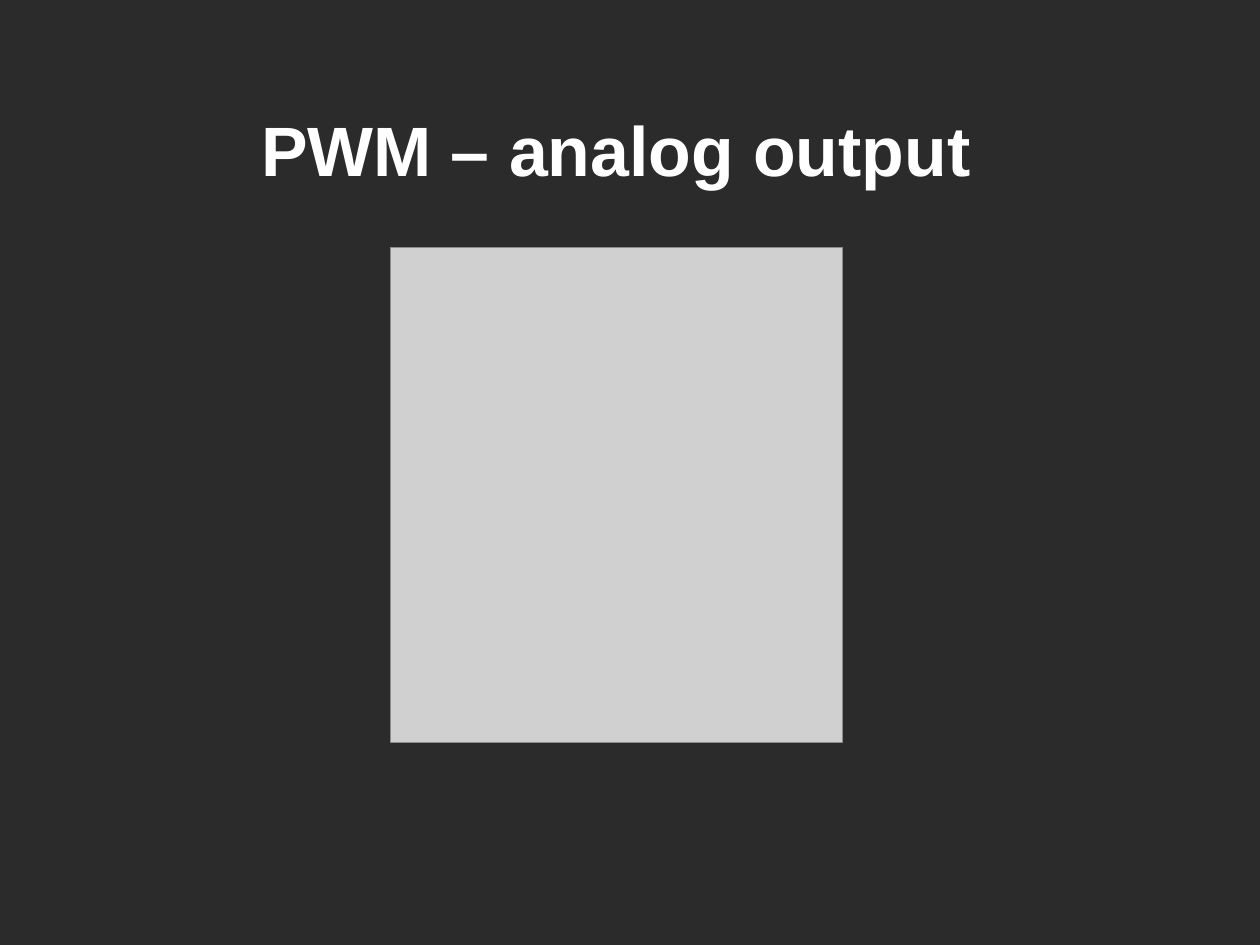
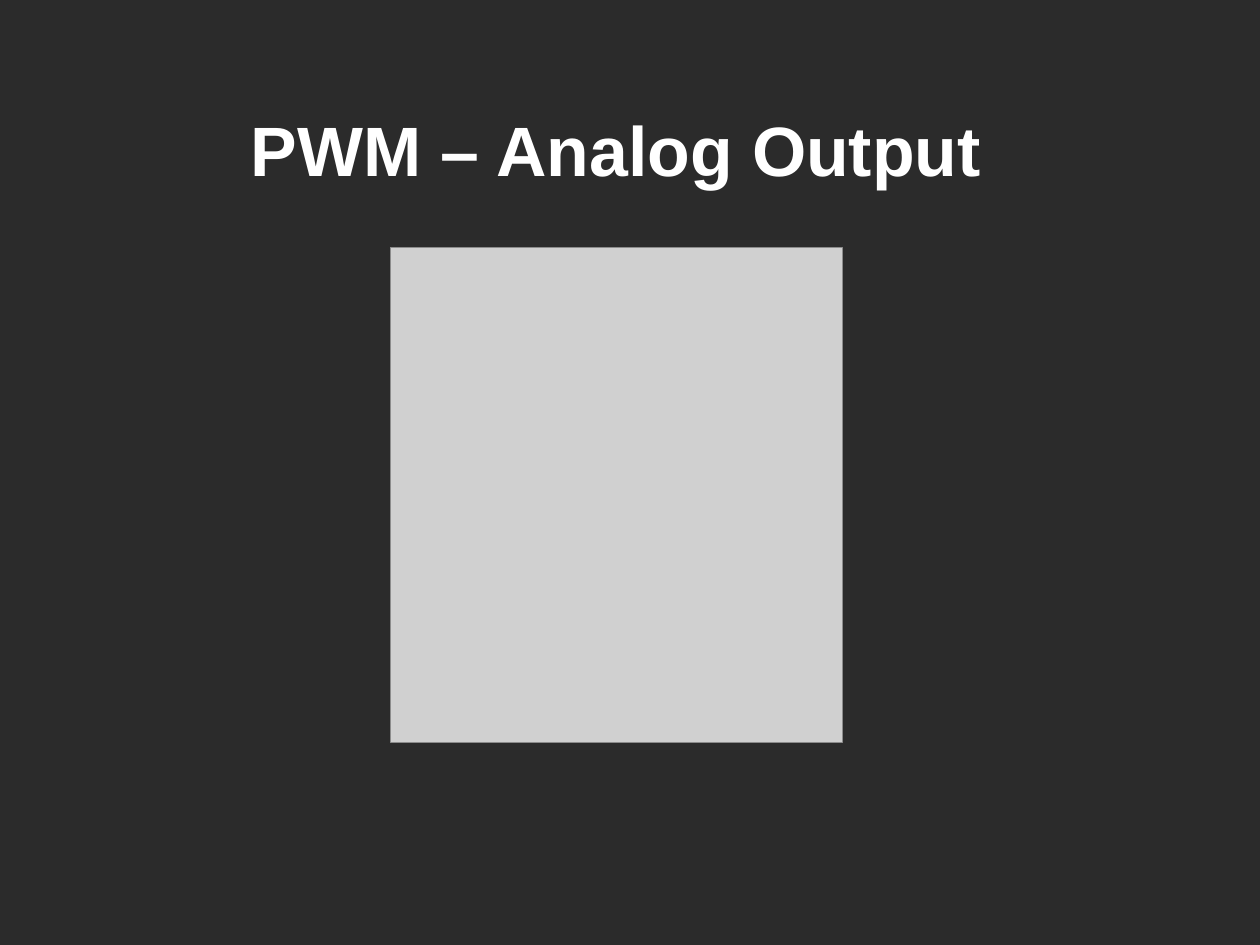
Before and after one commit to MrPerfekt/Car, a slide deck: slide 12 of doc/documents/Presentation/Presentation.odp. Drawn at 1260x945 pixels with LibreOffice and Linux fonts; fonts in the diff are those of the drawing; grey boxes stand for pictures; background and template pictures are left out; a plain dark background stands for a picture behind light text. Boxes give left, top, right and bottom in pixels: in the first picture for what was removed or moved away, otherwise in the second. Text is boxed around its words. In the diff, an @@ line names an element or a change of style, - is before the commit and + after.

```diff
--- a/doc/documents/Presentation/Presentation.odp
+++ b/doc/documents/Presentation/Presentation.odp
@@ title at (x1=251, y1=125, x2=981, y2=189): text changed @@
-PWM – analog output
+PWM – Analog Output
```
Also in this commit, not shown: 10 other slides changed, 1 slide added, 1 slide removed, 1 other file.
